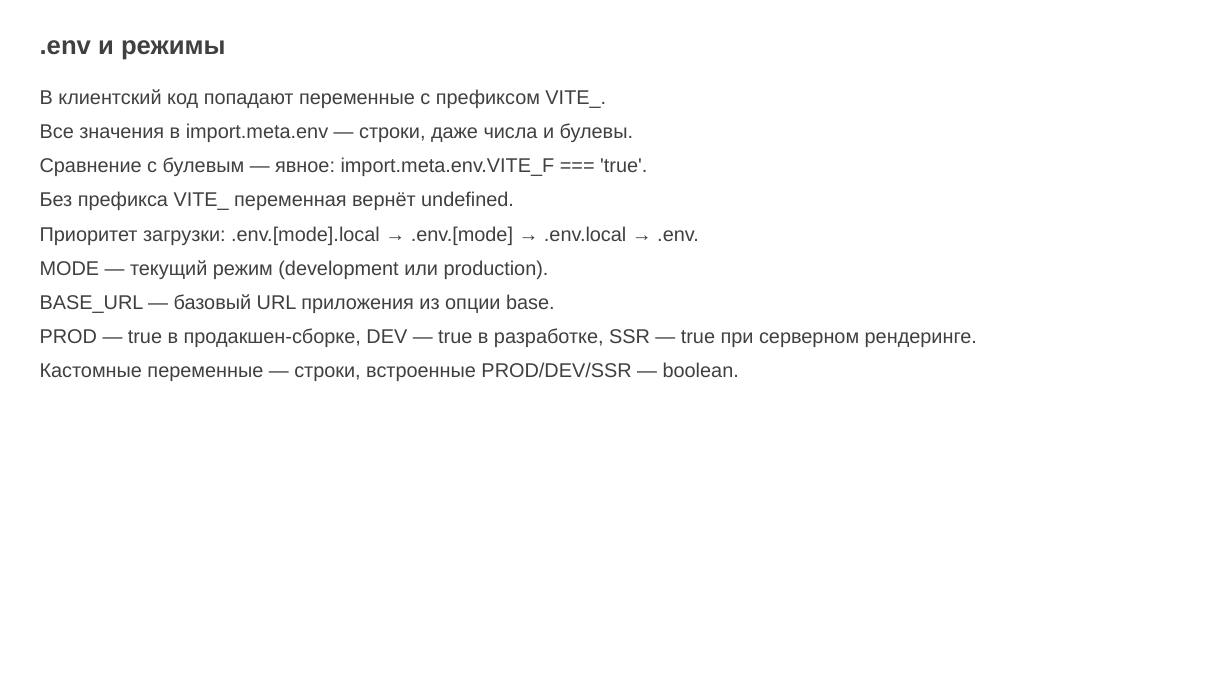
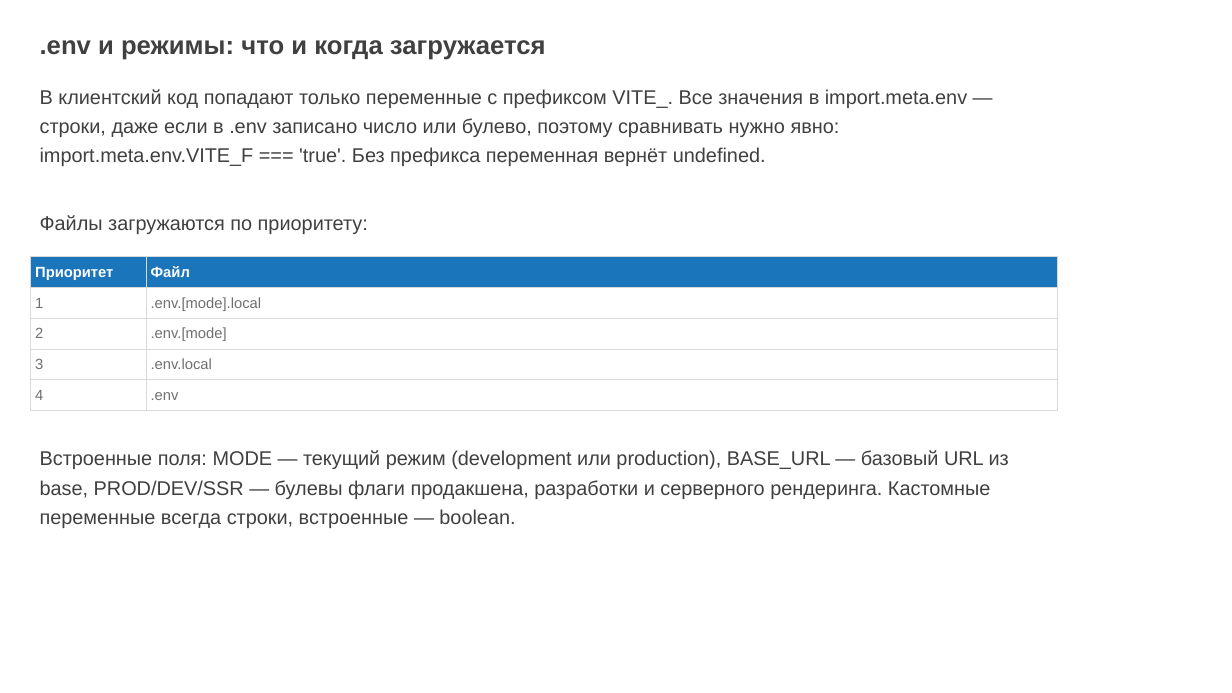
Before and after one commit to ErnandesDaniel/mephi-higher-engineering-school-lectures, a slide deck: slide 14 of lecture-1/modern-frontend-tooling.pptx (slide 13 before the commit). Drawn at 1232x693 pixels with LibreOffice and Linux fonts; fonts in the diff are those of the drawing; background and template pictures are left out. Boxes give left, top, right and bottom in pixels: in the first picture for what was removed or moved away, otherwise in the second. Text is boxed around its words. In the diff, an @@ line names an element or a change of style, - is before the commit and + after.

Commit message:
refactor: rewrite lecture deck with richer prose, code examples and tables

```diff
--- a/lecture-1/modern-frontend-tooling.pptx
+++ b/lecture-1/modern-frontend-tooling.pptx
@@ text at <box>40,40,546,60</box>: text changed @@
-.env и режимы
+.env и режимы: что и когда загружается
@@ text at <box>40,89,967,234</box>: text changed @@
-В клиентский код попадают переменные с префиксом VITE_.
-Все значения в import.meta.env — строки, даже числа и булевы.
-Сравнение с булевым — явное: import.meta.env.VITE_F === 'true'.
-Без префикса VITE_ переменная вернёт undefined.
-Приоритет загрузки: .env.[mode].local → .env.[mode] → .env.local → .env.
-MODE — текущий режим (development или production).
-BASE_URL — базовый URL приложения из опции base.
-PROD — true в продакшен-сборке, DEV — true в разработке, SSR — true при серверном рендеринге.
-Кастомные переменные — строки, встроенные PROD/DEV/SSR — boolean.
+В клиентский код попадают только переменные с префиксом VITE_. Все значения в import.meta.env — строки, даже если в .env записано число или булево, поэтому сравнивать нужно явно: import.meta.env.VITE_F === 'true'. Без префикса переменная вернёт undefined.
+Файлы загружаются по приоритету:
@@ table added at <box>30,257,1057,411</box>, 5 rows, 2 columns @@
+Приоритет | Файл
+1 | .env.[mode].local
+2 | .env.[mode]
+3 | .env.local
+4 | .env
@@ text added at <box>40,450,1009,528</box>, 15.5 pt, text #404040 @@
+Встроенные поля: MODE — текущий режим (development или production), BASE_URL — базовый URL из base, PROD/DEV/SSR — булевы флаги продакшена, разработки и серверного рендеринга. Кастомные переменные всегда строки, встроенные — boolean.
```
Also in this commit, not shown: 22 other slides changed, 5 slides added, 8 slides removed, 1 other file.
